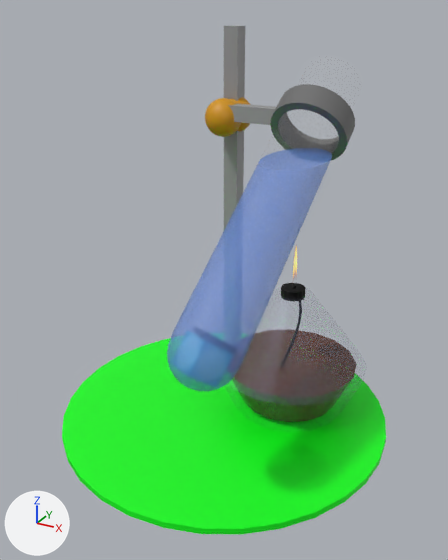
The glTF model models/bakb.glb: old version first, new version second.
Both versions are drawn from a camera (50 mm lens) standing at (2.84, -5.28, 5.3) and looking at (0.02, -0.15, 2.74). The axes (+X, +Y, +Z) are drawn at lower left. The lights are the same throughout. The older version comes first. Where no turn or scale is listed for an object, it has been applied to the vertices. Vertices at exactly the same position are counted once.

The older version as bpy lines, for what is in view:
```python
mat_material_014 = principled_material('Material.014')
mat_material_014.base_color = (0.0, 1.0, 0.0079)  # green #00ff16
me_cylinder_010 = bpy.data.meshes.new('Cylinder.010')
me_cylinder_010.from_pydata(...)  # a 32-sided cylinder along z spanning x -1.83..1.83, y -1.83..1.83, z -0.03..0.03
me_cylinder_010.materials.append(mat_material_014)  # green #00ff16
me_cylinder_012 = bpy.data.meshes.new('Cylinder.012')
me_cylinder_012.from_pydata(...)  # 64 vertices, 110 faces; spans x -0.88..0.88, y -0.87..0.88, z -0.92..0.48
me_cylinder_012.materials.append(mat_material_021)  # blue #d1ddff
me_sphere_004 = bpy.data.meshes.new('Sphere.004')
me_sphere_004.from_pydata(...)  # a UV sphere (16 segments, 16 rings, poles along z) spanning x -0.204..0.204, y -0.204..0.204, z -0.204..0.204
me_sphere_004.materials.append(mat_material_016)  # yellow #d39400
ob_firesource_002 = bpy.data.objects.new('FireSource.002', me_cylinder_012)
ob_firesource_002.location = (0.52, 0.51, 1.96)
ob_holder3_001 = bpy.data.objects.new('Holder3.001', me_cylinder_010)
ob_holder3_001.location = (-0.05, -0.02, 1.03)
ob_holder3_004 = bpy.data.objects.new('Holder3.004', me_sphere_004)
ob_holder3_004.location = (-0.51, 0.8, 4.2)
# also in view: 'Holder3.002' at (-0.52, 1.06, 3.08); 'Holder3.005' at (-0.2, 0.79, 4.26); 'Holder3.006' at (0.51, 0.84, 4.2); 'WaterTube' at (0.51, -0.07, 3.58)
```
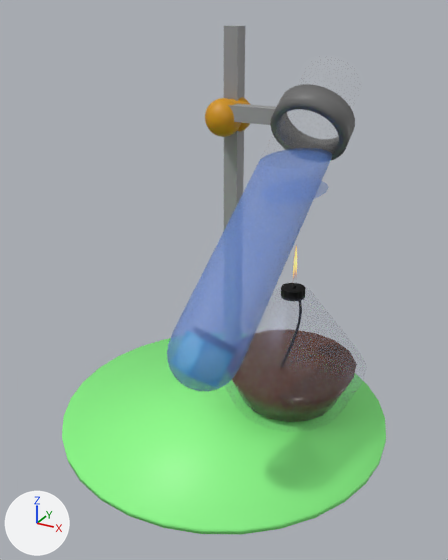
Where the change shows, as pixel boxes (x1, y1, x2, y2) in the pictures (448 x 560 px):
'Holder3.001', recoloured, shading changed (lighter)
    both: (62, 338, 386, 534)
'Surface', added (mostly hidden)
    after: (315, 181, 328, 198)
part 1 of me_cylinder_010, shading changed
    both: (62, 338, 386, 529)

The change in detail:
Material 'Material.014' (mat_material_014) changes colour from green #00ff16 to green #8eff8a; in linear values from (0.0, 1.0, 0.0079) to (0.27, 1.0, 0.254).
me_cylinder_010 has 64 vertices, 124 faces and spans x -1.83..1.83, y -1.83..1.83, z -0.03..0.03.
me_cylinder_010 is used by ob_holder3_001; location (-0.05, -0.02, 1.03).
me_cylinder_010 part 1: all faces are now shaded smooth (60 of 124 changed).
Mesh me_sphere_015 is new.
It has 97 vertices, 160 faces and spans x -0.302..0.302, y -0.513..0.513, z -0.001..0.001.
It uses material mat_material_029 (blue #5b8ee7).
Object 'Surface' (ob_surface) is new; it shows me_sphere_015.
Its location is (0.51, 0.47, 3.6).
